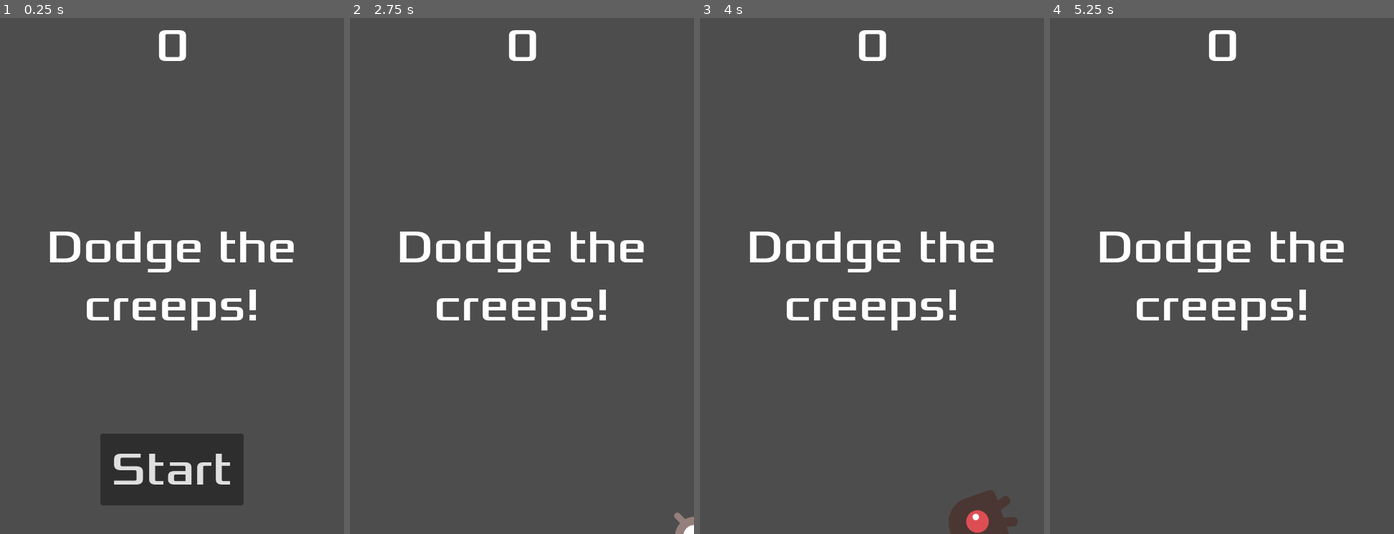
Above: before the commit, frames 1-4 (left to right).
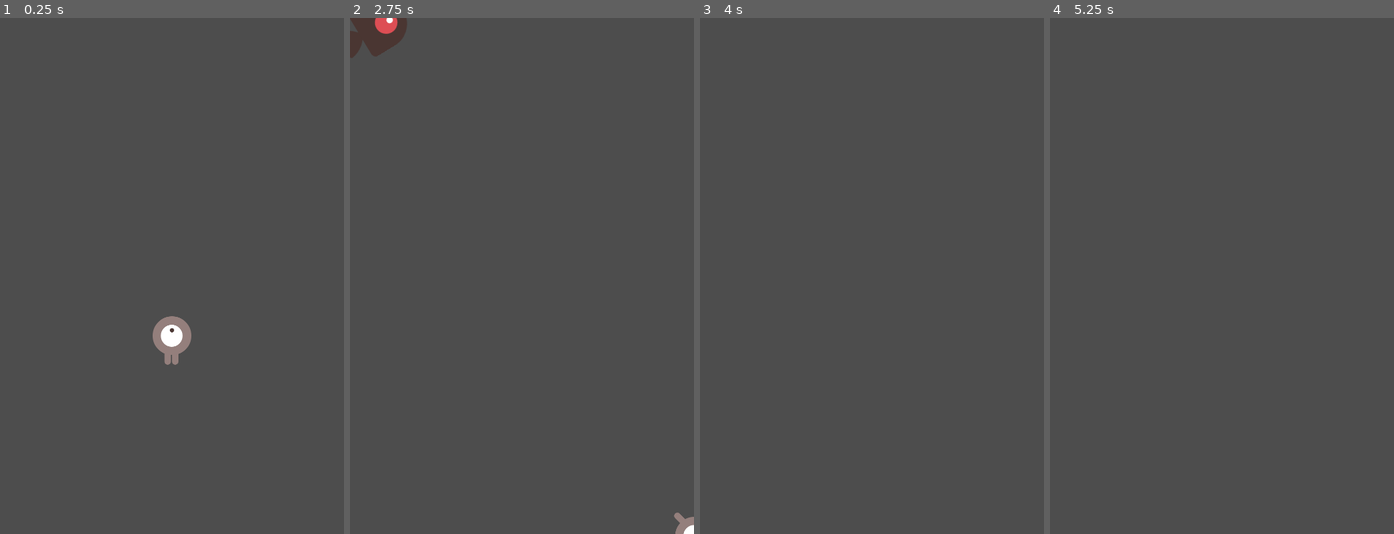
Above: after the commit, the same moments.

Repository: smcdearmon/dodge_the_creeps_example
Game: Godot game, scene res://Main.tscn
Same seed, same stepped clock (60 frames per second), same inputs: the game is played once before the commit and once after it.
Inputs (mouse positions are in pixels of both pictures, inside the frame that each line leads up to):
- Up to frame 1 (0.25 s): no input
- Up to frame 2 (2.75 s): click (522, 472) at 0.5 s, where only the run before the commit has a clickable "Start"; tap Enter at 1.25 s; hold D (move_right) 1.28-2.03 s; hold S (move_down) from 2.03 s (still down)
- Up to frame 3 (4 s): release S (move_down) at 2.78 s; hold D (move_right) 2.78-3.53 s; hold W (move_up) from 3.53 s (still down)
- Up to frame 4 (5.25 s): release W (move_up) at 4.28 s; hold A (move_left) from 4.28 s (still down); tap Space at 5 s

The runs differ from the first frame. In frame 1, 9.6% of the frame differs, in the area x 14-86%, y 2-95%; in frame 2, 4.1%; in frame 3, 4.4%; in frame 4, 3.2%.
Error before the commit: Attempt to call function 'update_score' in base 'null instance' on a null instance. (res://Main.gd:16)

Commit message:
working enemies and player

Diff:
--- a/HUD.gd
+++ /dev/null
@@ -1,28 +0,0 @@
-extends CanvasLayer
-
-signal start_game
-
-func show_message(text):
-	$Message.text = text
-	$Message.show()
-	$MessageTimer.start()
-
-func show_game_over():
-	show_message("Game Over")
-	# Wait until the MessageTimer has counted down.
-	await $MessageTimer.timeout
-	$Message.text = "Dodge the Creeps!"
-	$Message.show()
-	# Make a one-shot timer and wait for it to finish.
-	await get_tree().create_timer(1).timeout
-	$StartButton.show()
-
-func update_score(score):
-	$ScoreLabel.text = str(score)
-
-func _on_start_button_pressed():
-	$StartButton.hide()
-	start_game.emit()
-
-func _on_message_timer_timeout():
-	$Message.hide()
--- a/HUD.tscn
+++ /dev/null
@@ -1,63 +0,0 @@
-[gd_scene load_steps=3 format=3 uid="uid://cxevcjkmjugbs"]
-
-[ext_resource type="FontFile" uid="uid://dlhaad8xqehs8" path="res://fonts/Xolonium-Regular.ttf" id="1_it3dv"]
-[ext_resource type="Script" path="res://HUD.gd" id="1_m77ii"]
-
-[node name="HUD" type="CanvasLayer"]
-script = ExtResource("1_m77ii")
-
-[node name="ScoreLabel" type="Label" parent="."]
-anchors_preset = 5
-anchor_left = 0.5
-anchor_right = 0.5
-offset_left = -22.5
-offset_right = 22.5
-offset_bottom = 78.0
-grow_horizontal = 2
-theme_override_fonts/font = ExtResource("1_it3dv")
-theme_override_font_sizes/font_size = 64
-text = "0"
-horizontal_alignment = 1
-vertical_alignment = 1
-
-[node name="Message" type="Label" parent="."]
-anchors_preset = 8
-anchor_left = 0.5
-anchor_top = 0.5
-anchor_right = 0.5
-anchor_bottom = 0.5
-offset_left = -240.0
-offset_top = -79.5
-offset_right = 240.0
-offset_bottom = 79.5
-grow_horizontal = 2
-grow_vertical = 2
-theme_override_fonts/font = ExtResource("1_it3dv")
-theme_override_font_sizes/font_size = 64
-text = "Dodge the creeps!"
-horizontal_alignment = 1
-vertical_alignment = 1
-autowrap_mode = 2
-
-[node name="StartButton" type="Button" parent="."]
-anchors_preset = 7
-anchor_left = 0.5
-anchor_top = 1.0
-anchor_right = 0.5
-anchor_bottom = 1.0
-offset_left = -100.0
-offset_top = -140.0
-offset_right = 100.0
-offset_bottom = -40.0
-grow_horizontal = 2
-grow_vertical = 0
-theme_override_fonts/font = ExtResource("1_it3dv")
-theme_override_font_sizes/font_size = 64
-text = "Start"
-
-[node name="MessageTimer" type="Timer" parent="."]
-wait_time = 2.0
-one_shot = true
-
-[connection signal="pressed" from="StartButton" to="." method="_on_start_button_pressed"]
-[connection signal="timeout" from="MessageTimer" to="." method="_on_message_timer_timeout"]
--- a/Main.gd
+++ b/Main.gd
@@ -3,27 +3,18 @@
 @export var mob_scene: PackedScene
 var score
 
+func _ready():
+	new_game()
+
 func game_over():
 	$ScoreTimer.stop()
 	$MobTimer.stop()
-	$HUD.show_game_over()
 
 func new_game():
 	get_tree().call_group("mobs", "queue_free")
 	score = 0
 	$Player.start($StartPosition.position)
 	$StartTimer.start()
-	$HUD.update_score(score)
-	$HUD.show_message("Get Ready")
-
-func _on_score_timer_timeout():
-	score += 1
-	$HUD.update_score(score)
-
-func _on_start_timer_timeout():
-	$MobTimer.start()
-	$ScoreTimer.start()
-	$HUD.update_score(score)
 
 func _on_mob_timer_timeout():
 	# Create a new instance of the Mob scene.
@@ -49,3 +40,10 @@
 
 	# Spawn the mob by adding it to the Main scene.
 	add_child(mob)
+
+func _on_score_timer_timeout():
+	score += 1
+
+func _on_start_timer_timeout():
+	$MobTimer.start()
+	$ScoreTimer.start()
--- a/Main.tscn
+++ b/Main.tscn
@@ -1,9 +1,8 @@
-[gd_scene load_steps=6 format=3 uid="uid://lvndxccgvwn5"]
+[gd_scene load_steps=5 format=3 uid="uid://lvndxccgvwn5"]
 
 [ext_resource type="Script" path="res://Main.gd" id="1_cbwpe"]
 [ext_resource type="PackedScene" uid="uid://bh3f0lp8kr5eo" path="res://Player.tscn" id="1_ciapl"]
 [ext_resource type="PackedScene" uid="uid://batoujk8pf2u4" path="res://Mob.tscn" id="2_lq4qm"]
-[ext_resource type="PackedScene" uid="uid://cxevcjkmjugbs" path="res://HUD.tscn" id="4_ajptj"]
 
 [sub_resource type="Curve2D" id="Curve2D_v85cp"]
 _data = {
@@ -34,10 +33,7 @@
 
 [node name="MobSpawnLocation" type="PathFollow2D" parent="MobPath"]
 
-[node name="Hud" parent="." instance=ExtResource("4_ajptj")]
-
 [connection signal="hit" from="Player" to="." method="game_over"]
 [connection signal="timeout" from="MobTimer" to="." method="_on_mob_timer_timeout"]
 [connection signal="timeout" from="ScoreTimer" to="." method="_on_score_timer_timeout"]
 [connection signal="timeout" from="StartTimer" to="." method="_on_start_timer_timeout"]
-[connection signal="start_game" from="Hud" to="." method="new_game"]
--- a/Mob.gd
+++ b/Mob.gd
@@ -5,6 +5,5 @@
 	var mob_types = Array($AnimatedSprite2D.sprite_frames.get_animation_names())
 	$AnimatedSprite2D.animation = mob_types.pick_random()
 
-
 func _on_visible_on_screen_notifier_2d_screen_exited():
 	queue_free()
--- a/Mob.tscn
+++ b/Mob.tscn
@@ -45,7 +45,7 @@
 }]
 
 [sub_resource type="CapsuleShape2D" id="CapsuleShape2D_765xo"]
-radius = 36.0
+radius = 37.0
 height = 100.0
 
 [node name="Mob" type="RigidBody2D" groups=["mobs"]]
